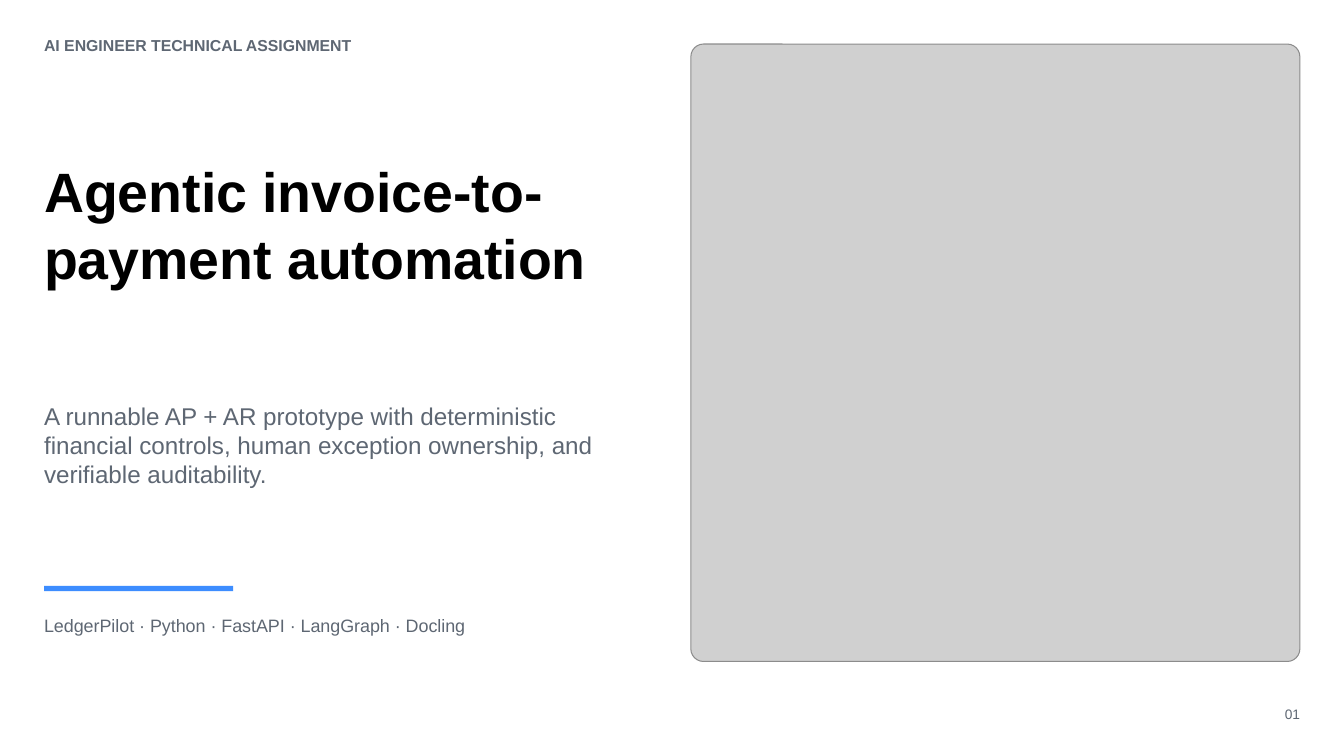
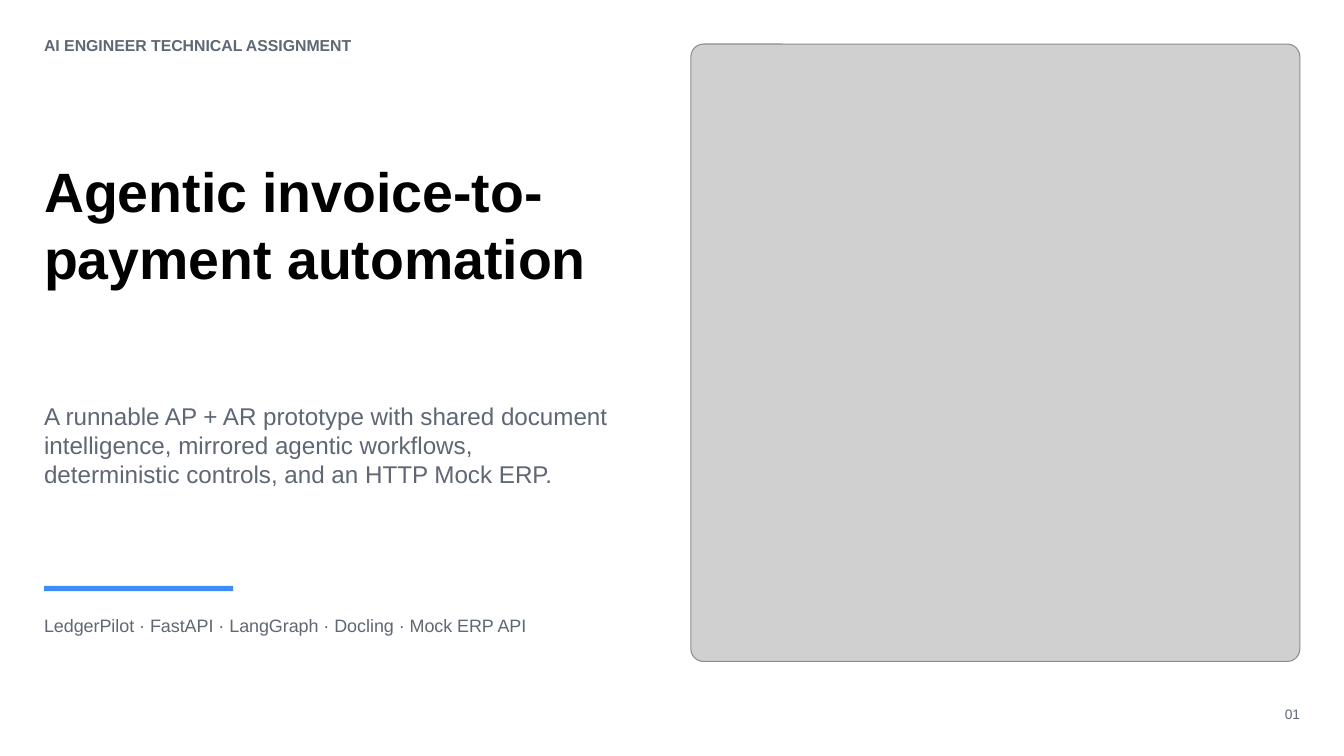
Before and after one commit to saifs1315/Agentic-Invoice-to-Payment, a slide deck: slide 1 of presentation/LedgerPilot_Assignment_Deck.pptx. Drawn at 1344x756 pixels with LibreOffice and Linux fonts; fonts in the diff are those of the drawing; grey boxes stand for pictures. Boxes give left, top, right and bottom in pixels: in the first picture for what was removed or moved away, otherwise in the second. Text is boxed around its words. In the diff, an @@ line names an element or a change of style, - is before the commit and + after.

Commit message:
Implement unified AP/AR orchestration and Mock ERP API

```diff
--- a/presentation/LedgerPilot_Assignment_Deck.pptx
+++ b/presentation/LedgerPilot_Assignment_Deck.pptx
@@ text at <box>44,407,607,486</box>: text changed @@
-A runnable AP + AR prototype with deterministic financial controls, human exception ownership, and verifiable auditability.
+A runnable AP + AR prototype with shared document intelligence, mirrored agentic workflows, deterministic controls, and an HTTP Mock ERP.
@@ text at <box>44,619,527,636</box>: text changed @@
-LedgerPilot · Python · FastAPI · LangGraph · Docling
+LedgerPilot · FastAPI · LangGraph · Docling · Mock ERP API
```
Also in this commit, not shown: 9 other slides changed, 51 other files.
